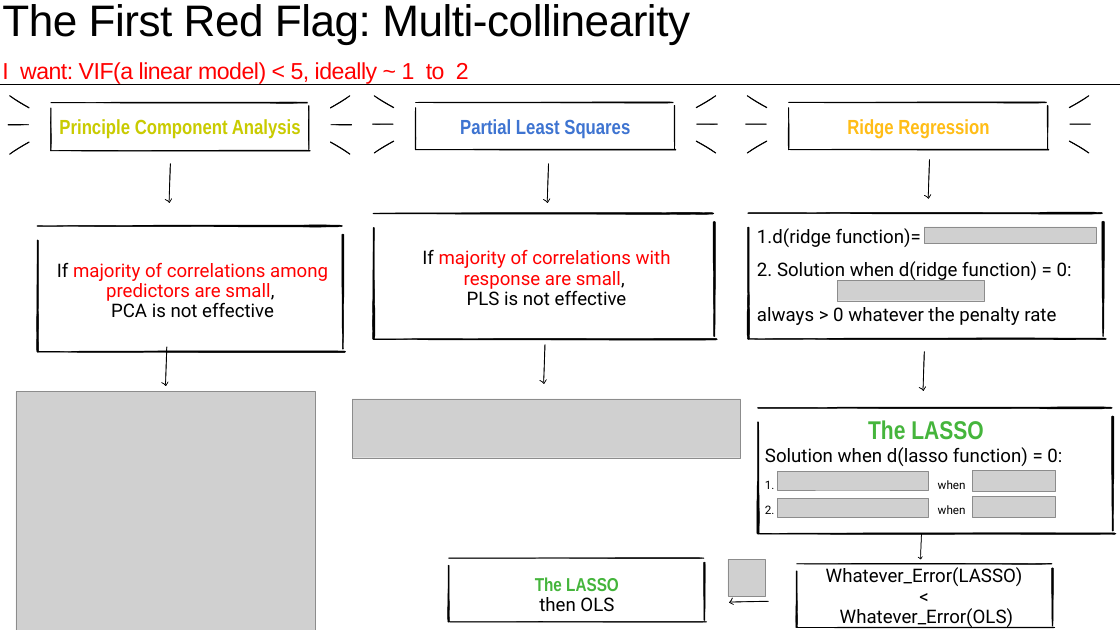
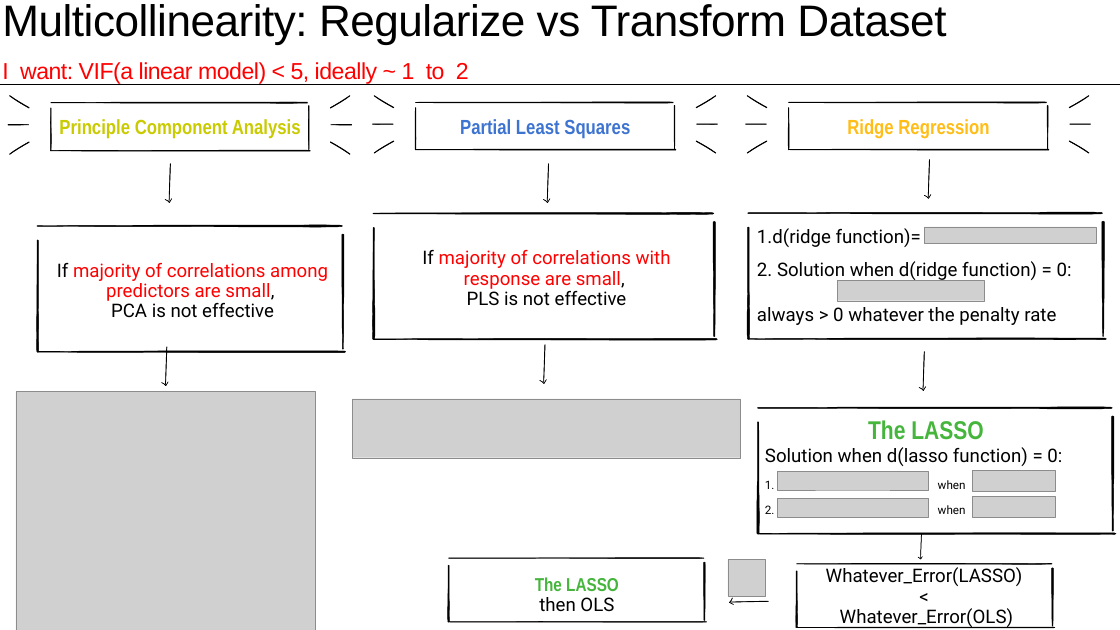
Before and after one commit to Renaxis-Math/math189bigdata, a slide deck: slide 9 of MATH189_Midterm_HoangChu.pptx. Drawn at 1120x630 pixels with LibreOffice and Linux fonts; fonts in the diff are those of the drawing; grey boxes stand for pictures. Boxes give left, top, right and bottom in pixels: in the first picture for what was removed or moved away, otherwise in the second. Text is boxed around its words. In the diff, an @@ line names an element or a change of style, - is before the commit and + after.

```diff
--- a/MATH189_Midterm_HoangChu.pptx
+++ b/MATH189_Midterm_HoangChu.pptx
@@ title at bbox=[2, 4, 946, 84]: text changed; size 39.6 to 75.6 pt; text colour #FF0000 to #000000 @@
-The First Red Flag: Multi-collinearity
-I want: VIF(a linear model) < 5, ideally ~ 1 to 2
+Multicollinearity: Regularize vs Transform Dataset
+I want: VIF(a linear model) < 5, ideally ~ 1 to 2
```
Also in this commit, not shown: 3 other slides changed.
